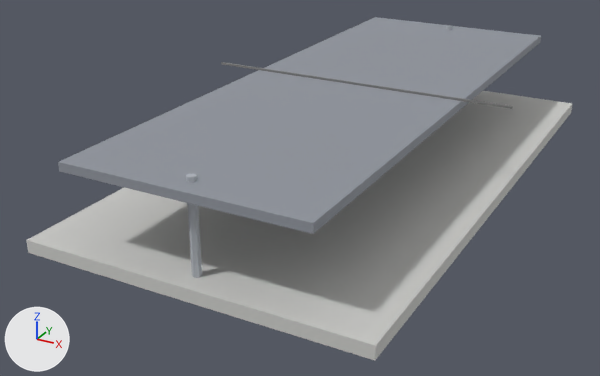
The glTF model client/public/models/tram_station.glb, before and after one commit.
Before and after are seen from a camera (50 mm lens) standing at (17.1, -36.8, 16.6) and looking at (-1.6, -2.9, -0.3). Every picture has the same lights, and +X, +Y and +Z are marked at lower left. The first picture is the older version. Where no turn or scale is listed for an object, it has been applied to the vertices.
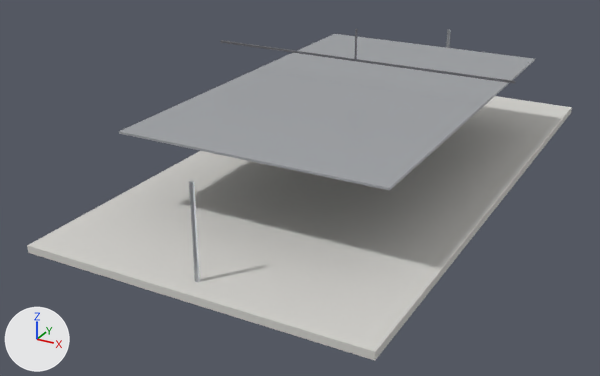
Boxes [x1, y1, x2, y2] around the edits, measured in the pictures (600 x 376 px):
```json
{"object": "Cube", "change": "moved, rescaled", "before": [26, 91, 572, 360], "after": [27, 96, 572, 360]}
{"object": "Cube.001", "change": "recoloured, moved, rescaled", "before": [58, 17, 541, 234], "after": [119, 34, 535, 190], "on screen": "14% narrower, 28% shorter"}
{"object": "Cube.002", "change": "moved", "before": [221, 62, 513, 109], "after": [221, 29, 515, 84]}
{"object": "Cylinder", "change": "moved", "before": [186, 174, 202, 278], "after": [189, 30, 451, 282]}
```

The change, as JSON lines over the scene's bpy script:
```json
{"op": "add", "block": "mat_tram_roof", "code": ["mat_tram_roof = principled_material('tram_roof')", "mat_tram_roof.base_color = (0.55, 0.57, 0.6)  # light grey #c4c7cb", "mat_tram_roof.metallic = 0.6", "mat_tram_roof.roughness = 0.3"]}
{"block": "me_cube_001", "where": "me_cube_001.from_pydata(...)  # 8 vertices, 12 faces; spans x -0.5..0.5, y -0.5..0.5, z -0.5..0.5"}
{"op": "remove", "block": "me_cube_001", "code": "me_cube_001.materials.append(mat_roof)  # grey #90959e"}
{"op": "add", "block": "me_cube_001", "code": "me_cube_001.materials.append(mat_tram_roof)  # light grey #c4c7cb"}
{"op": "set", "path": "ob_cube.location", "old": "(0.0, 0.0, 0.3)", "new": "(0.0, 0.0, 0.17)"}
{"op": "set", "path": "ob_cube.scale", "old": "(16.0, 30.0, 0.6)", "new": "(16.0, 30.0, 0.35)"}
{"op": "set", "path": "ob_cube_001.location", "old": "(0.0, 0.0, 4.4)", "new": "(0.0, 0.0, 4.25)"}
{"op": "set", "path": "ob_cube_001.scale", "old": "(11.2, 30.0, 0.4)", "new": "(12.8, 21.0, 0.1)"}
{"op": "set", "path": "ob_cube_002.location", "old": "(0.0, 0.0, 4.65)", "new": "(0.0, 0.0, 5.85)"}
{"op": "set", "path": "ob_cylinder.location", "old": "(0.0, -14.0, 2.7)", "new": "(0.0, -14.0, 2.45)"}
```
